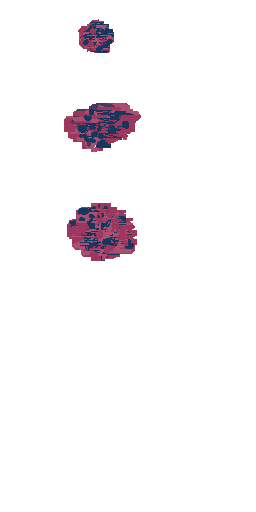
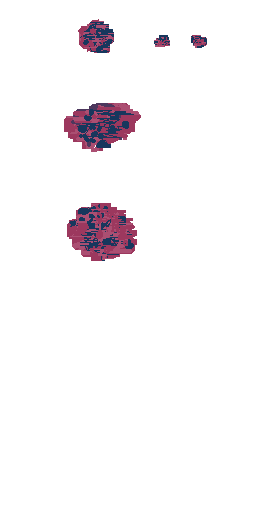
Layer changes from the first 256px x 512px image to the second:
painted on "Layer 9" over [154, 35, 207, 48]
